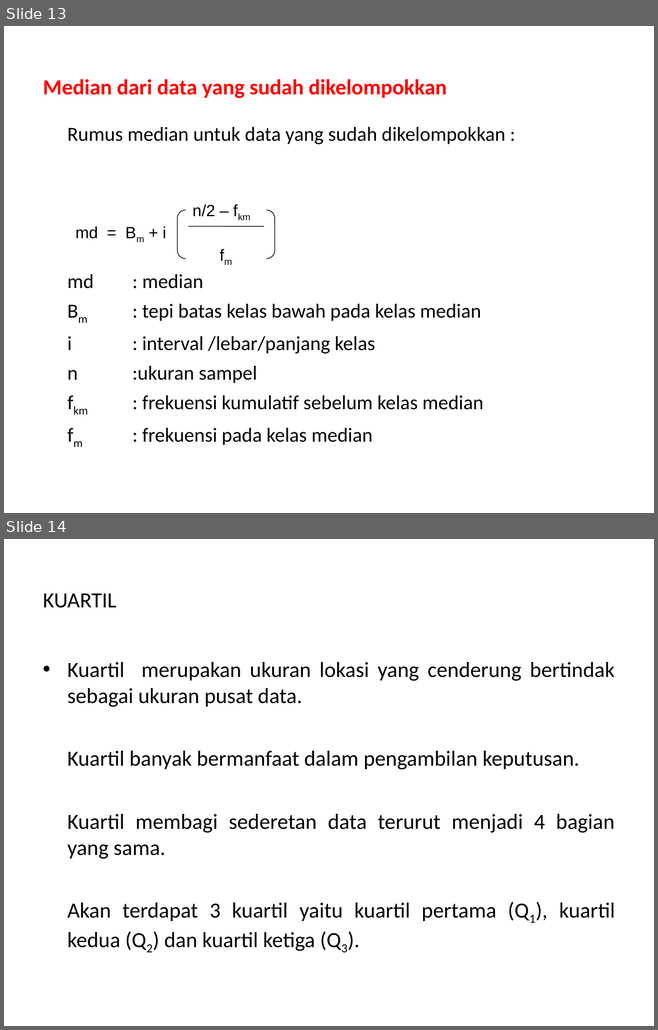
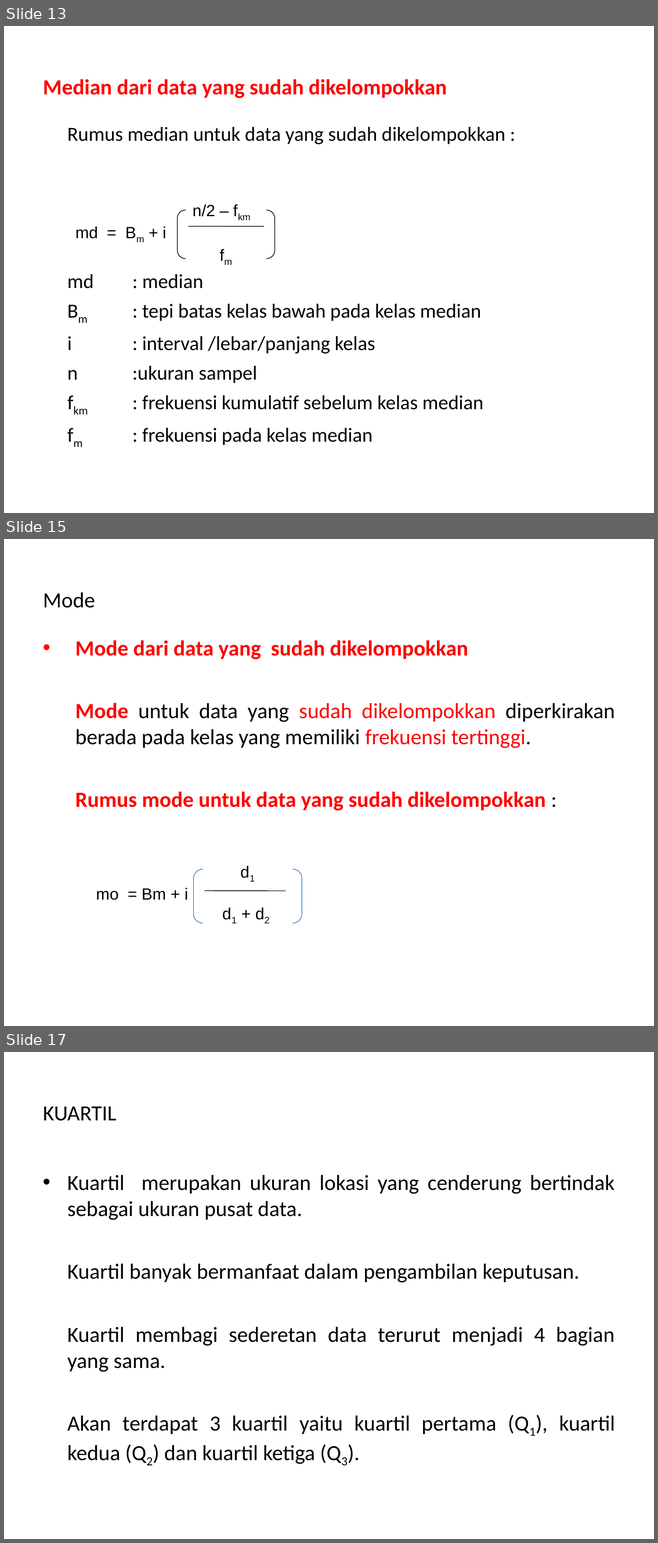
Before and after one commit to tarmidzibariq/KULIAH-SEMESTER-3, a slide deck: STATISTIKA 1/SESI- 3.ppt. Shown one above the other, each under a label of ours: slides 13 and 14 before the commit, slides 13, 15 and 17 after it; the slides between them are not shown. The pictures are 658x1030 and 658x1543 pixels, drawn with LibreOffice and Linux fonts; fonts in the diff are those of the drawing. Boxes give left, top, right and bottom in pixels: in the first picture for what was removed or moved away, otherwise in the second. Text is boxed around its words. In the diff, an @@ line names an element or a change of style, - is before the commit and + after.

```diff
--- a/STATISTIKA 1/SESI- 3.ppt
+++ b/STATISTIKA 1/SESI- 3.ppt
@@ slide 15 added at box(4, 539, 654, 1026), background #FFFFFF @@
@@ title added at box(43, 592, 95, 608), 24 pt, text #000000 @@
+Mode
@@ text added at box(75, 640, 615, 811), 24 pt, text #FF0000 @@
+• Mode dari data yang sudah dikelompokkan
+Mode untuk data yang sudah dikelompokkan diperkirakan berada pada kelas yang memiliki frekuensi tertinggi.
+Rumus mode untuk data yang sudah dikelompokkan :
@@ bracket pair added at box(194, 869, 302, 923), outline #4A7EBB 0.74 pt @@
@@ text added at box(96, 888, 188, 900), 18 pt, text #000000 @@
+d1
+mo = Bm + i
+d1 + d2
@@ line added from (204, 891) to (285, 891), #000000 0.74 pt @@
@@ what was slide 14 is now slide 17 @@
```
Also in this commit, not shown: 3 slides changed, 5 other slides added, 4 other files.
